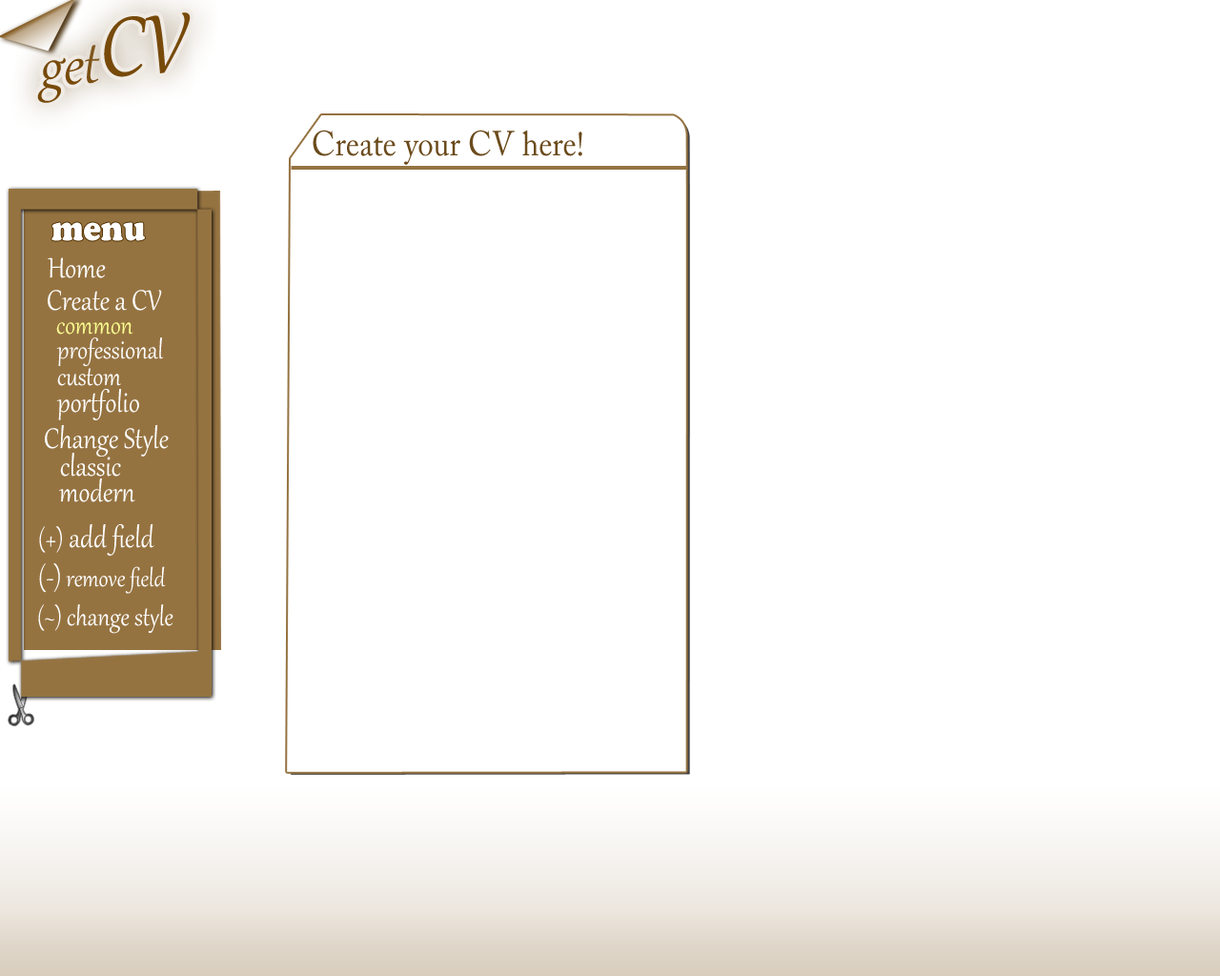
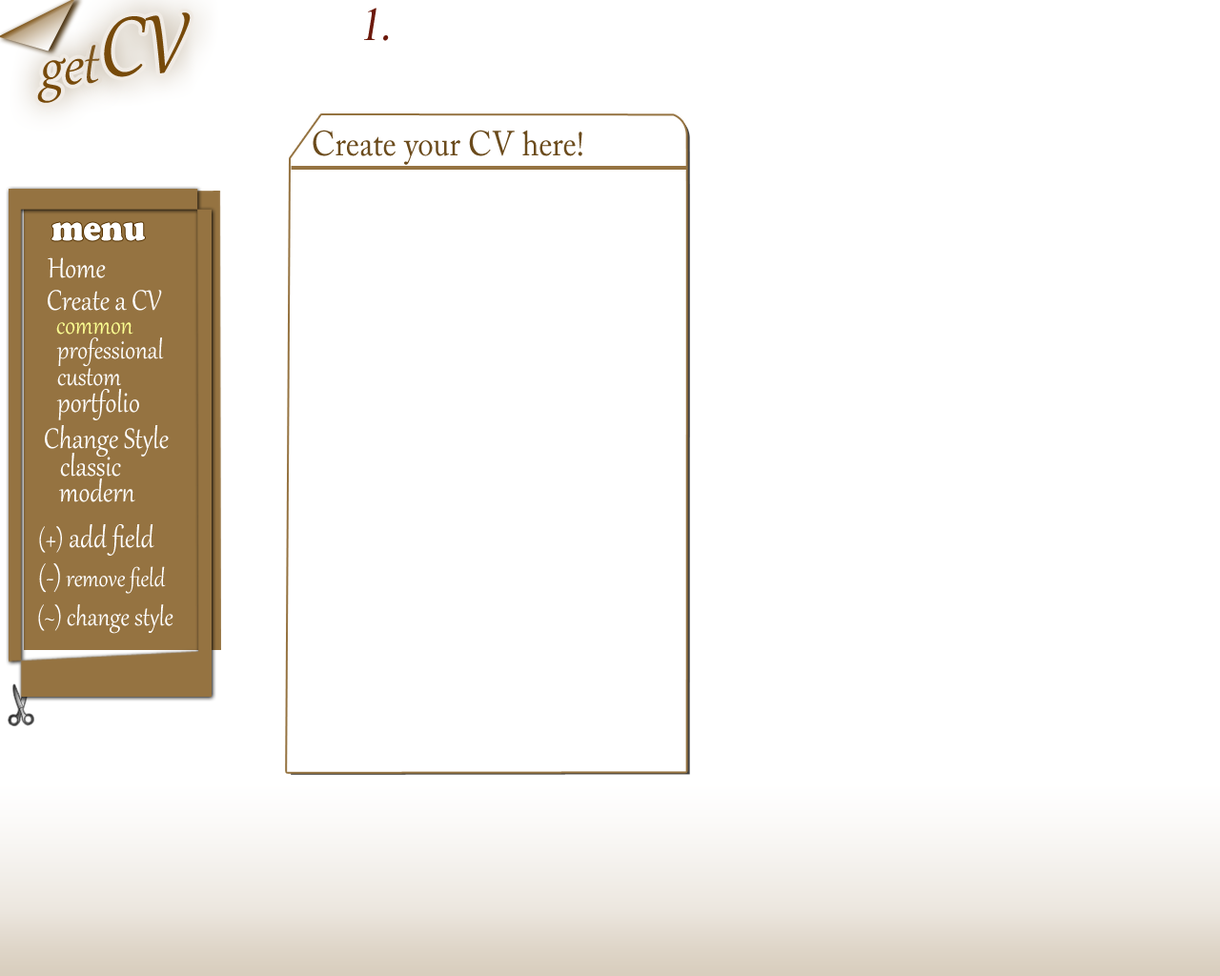
Before/after of a w=1220, h=976 layered artwork. What changed in the layer stack:
added group "header" with 5 layers above "cv_preview" over box(364, 7, 389, 41)
added layer "slogan" in group "header" over box(364, 7, 389, 41)
